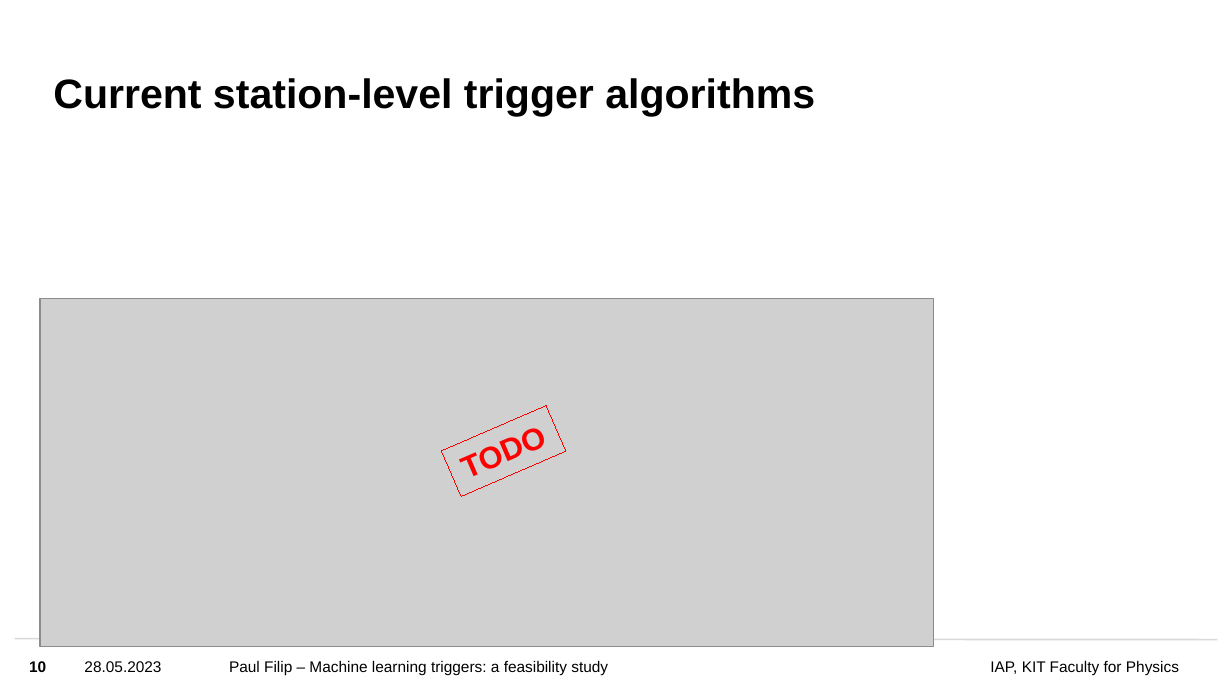
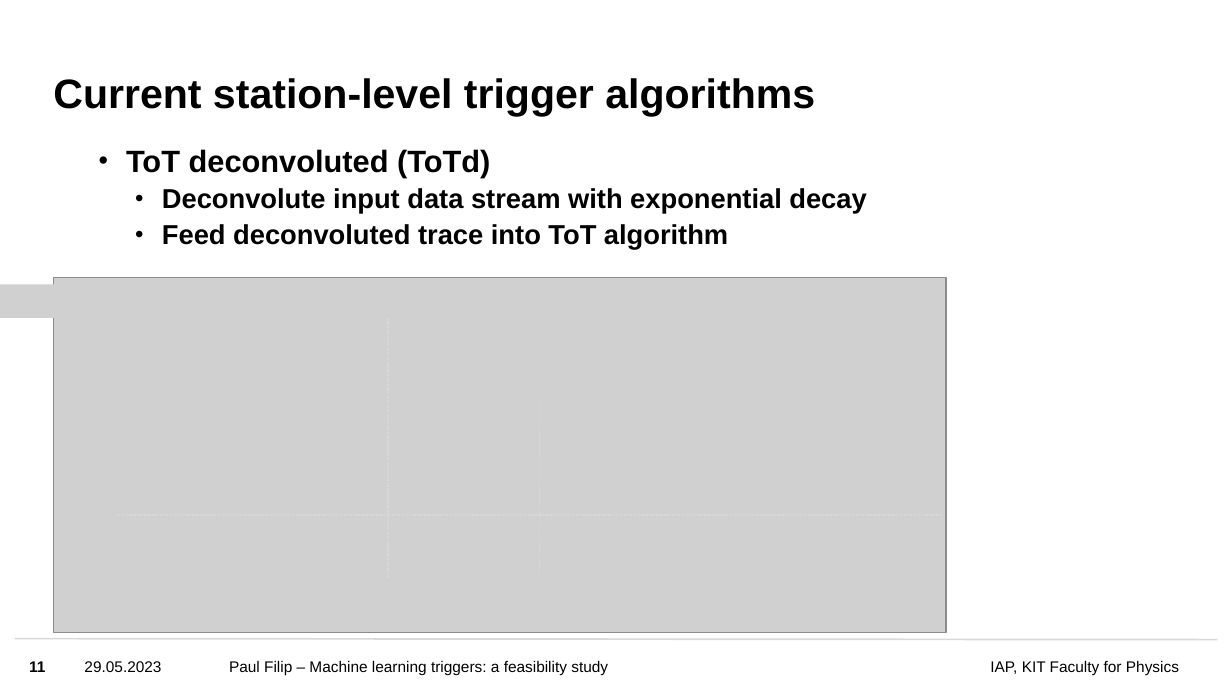
Before and after one commit to Quizznor/master-thesis, a slide deck: slide 11 of thesis/progress_updates/heu_seminar/heu_seminar.pptx (slide 10 before the commit). Drawn at 1232x693 pixels with LibreOffice and Linux fonts; fonts in the diff are those of the drawing; grey boxes stand for pictures; background and template pictures are left out. Boxes give left, top, right and bottom in pixels: in the first picture for what was removed or moved away, otherwise in the second. Text is boxed around its words. In the diff, an @@ line names an element or a change of style, - is before the commit and + after.

```diff
--- a/thesis/progress_updates/heu_seminar/heu_seminar.pptx
+++ b/thesis/progress_updates/heu_seminar/heu_seminar.pptx
@@ text added at <box>126,149,866,250</box>, 16 pt, text #000000, bold @@
+  • ToT deconvoluted (ToTd)
+    • Deconvolute input data stream with exponential decay
+    • Feed deconvoluted trace into ToT algorithm
@@ rectangle removed at <box>724,230,749,253</box> @@
@@ picture added at <box>0,285,445,318</box> @@
@@ picture: place and size @@
-picture at <box>41,298,934,647</box>
+picture at <box>53,277,946,632</box>
@@ line added from (388, 283) to (388, 577), #D9D9D9 0.75 pt dashed @@
@@ rectangle removed at <box>441,406,566,496</box> @@
-TODO
@@ line added from (540, 402) to (540, 577), #D9D9D9 0.75 pt dashed @@
@@ line added from (117, 515) to (941, 515), #D9D9D9 0.75 pt dashed @@
@@ page number at <box>29,661,45,672</box>: text changed @@
-10
+11
@@ text at <box>84,661,161,672</box>: text changed @@
-28.05.2023
+29.05.2023
```
Also in this commit, not shown: 37 other slides changed, 1 slide added.
